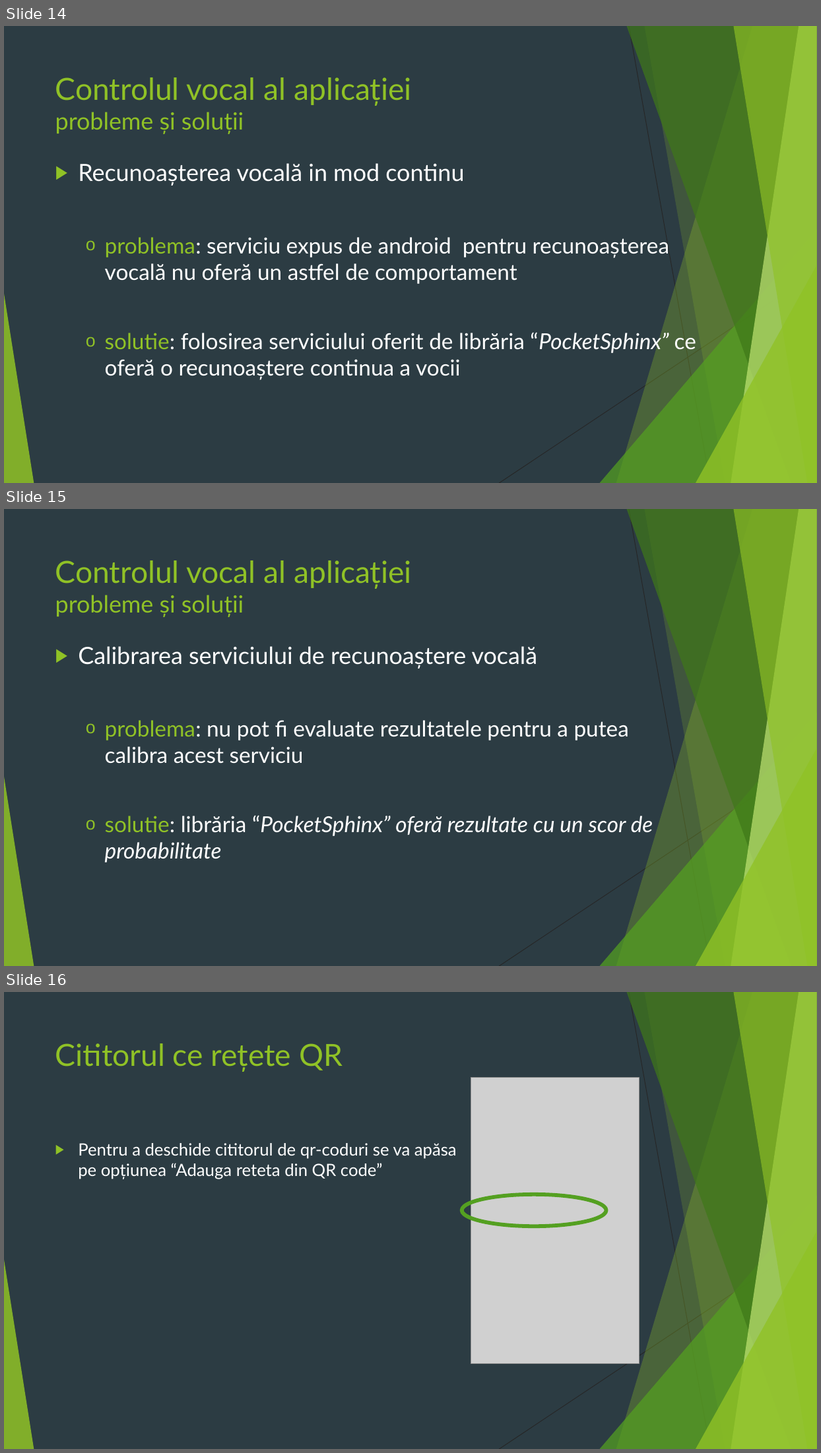
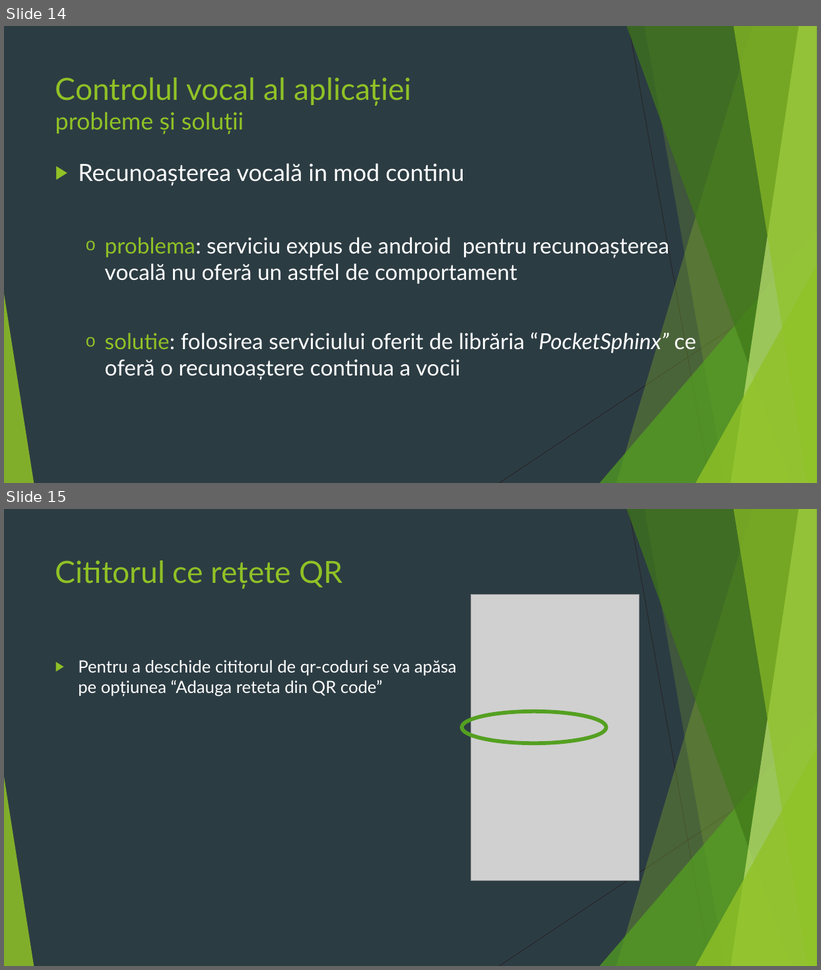
Before and after one commit to Samiicu/lucrareLicentaInformatica2020, a slide deck: Licenta2020BocicuSamuelEmanuel/prezentareLicenta.pptx. Shown one above the other, each under a label of ours: slides 14, 15 and 16 before the commit, slides 14 and 15 after it. The pictures are 821x1453 and 821x970 pixels, drawn with LibreOffice and Linux fonts; fonts in the diff are those of the drawing; grey boxes stand for pictures. Boxes give left, top, right and bottom in pixels: in the first picture for what was removed or moved away, otherwise in the second. Text is boxed around its words. In the diff, an @@ line names an element or a change of style, - is before the commit and + after.

```diff
--- a/Licenta2020BocicuSamuelEmanuel/prezentareLicenta.pptx
+++ b/Licenta2020BocicuSamuelEmanuel/prezentareLicenta.pptx
@@ slide 15 removed at <box>4,509,817,966</box>, background #2C3C43; not listed: 10 template elements that a slide beside it also shows @@
@@ title removed at <box>55,560,412,617</box> @@
-Controlul vocal al aplicației
-probleme și soluții
@@ text removed at <box>78,646,653,863</box> @@
-▶ Calibrarea serviciului de recunoaștere vocală
-  o problema: nu pot fi evaluate rezultatele pentru a putea calibra acest serviciu
-  o solutie: librăria “PocketSphinx” oferă rezultate cu un scor de probabilitate
@@ what was slide 16 is now slide 15 @@
```
Also in this commit, not shown: 1 slide changed.
